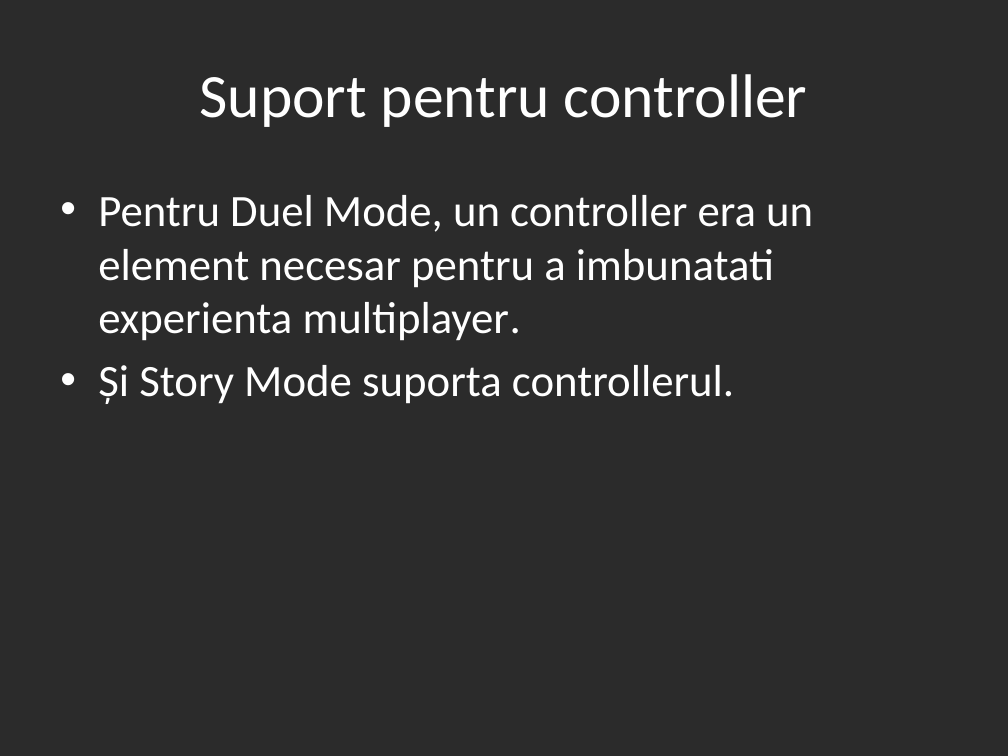
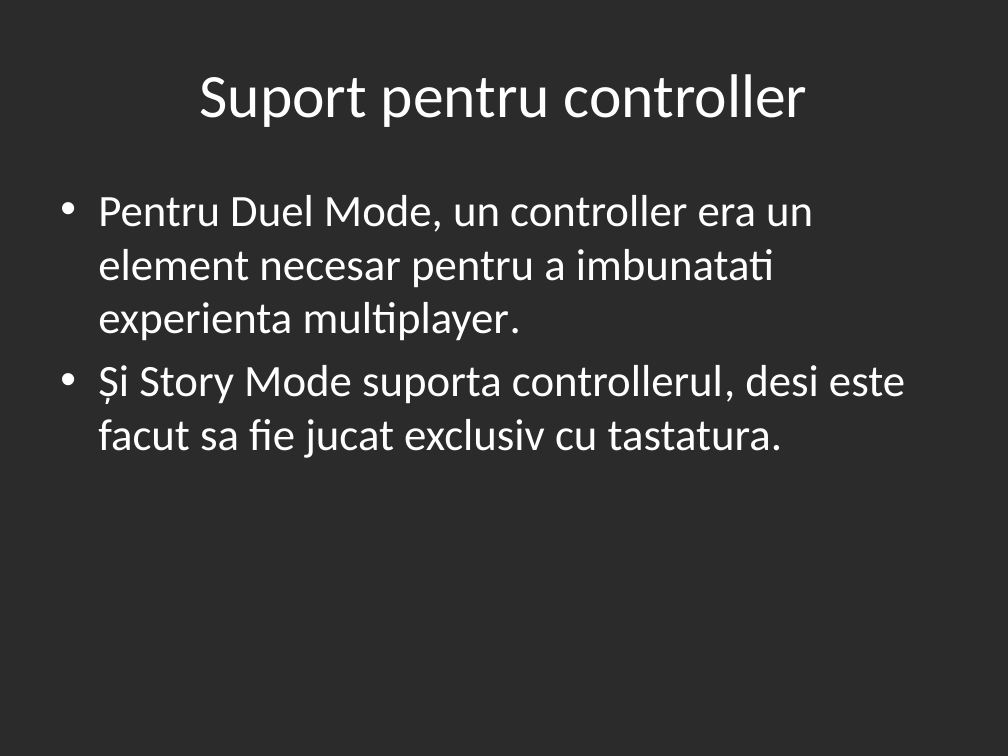
Before and after one commit to PixelRetroGames-org/Pixel-World---Duel-Mode---Launcher-v2, a slide deck: slide 36 of PRG Presentation(RO).pptx. Drawn at 1008x756 pixels with LibreOffice and Linux fonts; fonts in the diff are those of the drawing; background and template pictures are left out; a plain dark background stands for a picture behind light text. Boxes give left, top, right and bottom in pixels: in the first picture for what was removed or moved away, otherwise in the second. Text is boxed around its words. In the diff, an @@ line names an element or a change of style, - is before the commit and + after.

```diff
--- a/PRG Presentation(RO).pptx
+++ b/PRG Presentation(RO).pptx
@@ text at [98,365,905,458]: text changed @@
-• Și Story Mode suporta controllerul.
+• Și Story Mode suporta controllerul, desi este facut sa fie jucat exclusiv cu tastatura.
```
Also in this commit, not shown: 2 other slides changed, 3 other files.
